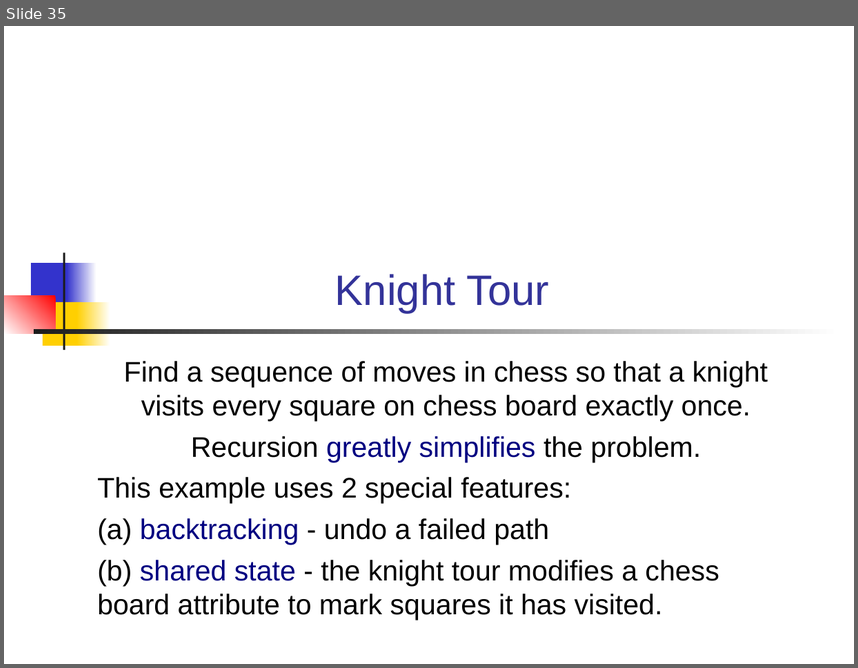
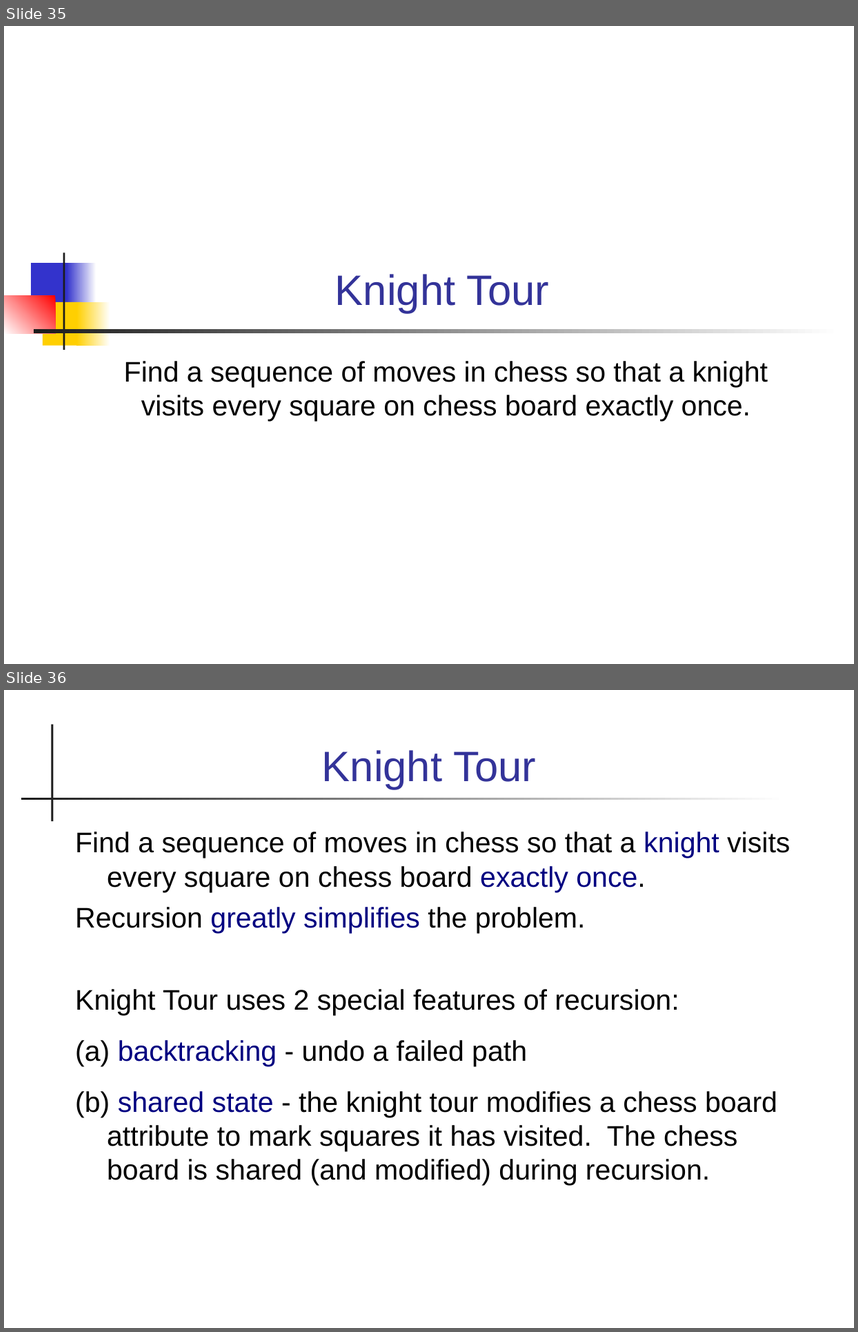
Before and after one commit to skeoop/skeoop.github.io, a slide deck: week8/Recursion.ppt. Shown one above the other, each under a label of ours: slide 35 before the commit, slides 35 and 36 after it. The pictures are 858x668 and 858x1332 pixels, drawn with LibreOffice and Linux fonts; fonts in the diff are those of the drawing. Boxes give left, top, right and bottom in pixels: in the first picture for what was removed or moved away, otherwise in the second. Text is boxed around its words. In the diff, an @@ line names an element or a change of style, - is before the commit and + after.

Commit message:
update recursion slides

```diff
--- a/week8/Recursion.ppt
+++ b/week8/Recursion.ppt
@@ slide 36 added at (4,690,854,1328), background #FFFFFF @@
@@ rectangle added at (52,724,53,821), fill #1C1C1C @@
@@ title added at (322,750,536,789), 36 pt, text #333399 @@
+Knight Tour
@@ rectangle added at (22,798,786,800), fill gradient #FFFFFF to #1C1C1C @@
@@ text added at (75,831,790,1185), 24 pt, text #000000 @@
+Find a sequence of moves in chess so that a knight visits every square on chess board exactly once.
+Recursion greatly simplifies the problem.
+Knight Tour uses 2 special features of recursion:
+(a) backtracking - undo a failed path
+(b) shared state - the knight tour modifies a chess board attribute to mark squares it has visited. The chess board is shared (and modified) during recursion.
@@ slide 35 changed as well @@
@@ subtitle at (97,436,719,619): paragraphs removed @@
-Recursion greatly simplifies the problem.
-This example uses 2 special features:
-(a) backtracking - undo a failed path
-(b) shared state - the knight tour modifies a chess board attribute to mark squares it has visited.
```
Also in this commit, not shown: 22 other slides changed, 4 other files.
